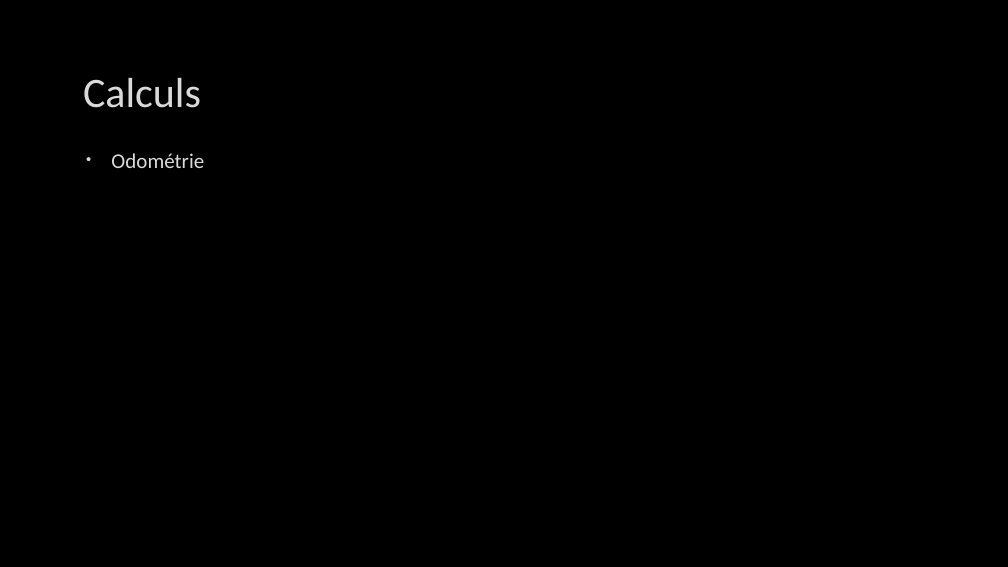
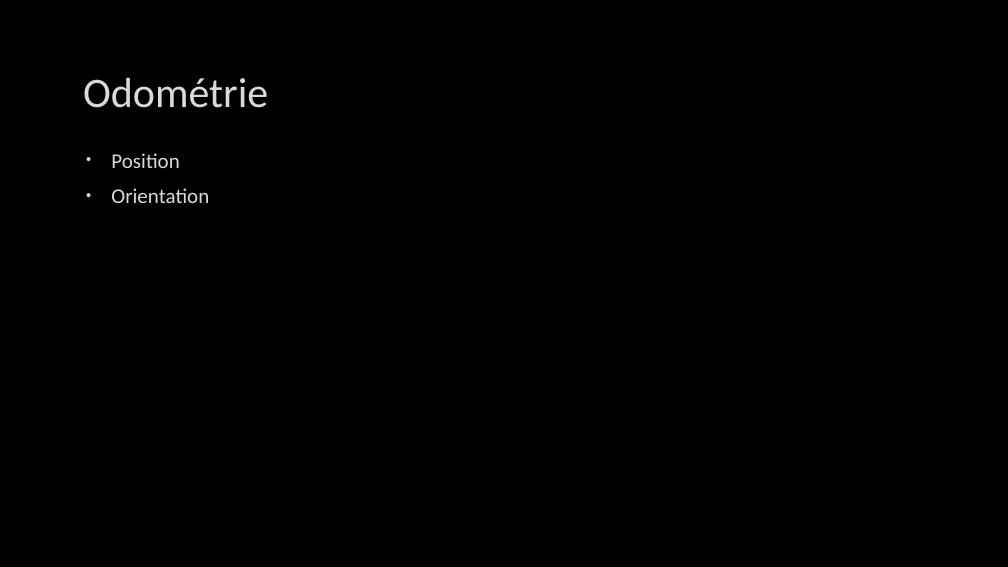
Before and after one commit to CyrilPy/BadMonkey, a slide deck: slide 9 of Gestion projet/Projet intégration robotique – IMERIR.pptx (slide 4 before the commit). Drawn at 1008x567 pixels with LibreOffice and Linux fonts; fonts in the diff are those of the drawing; background and template pictures are left out. Boxes give left, top, right and bottom in pixels: in the first picture for what was removed or moved away, otherwise in the second. Text is boxed around its words. In the diff, an @@ line names an element or a change of style, - is before the commit and + after.

```diff
--- a/Gestion projet/Projet intégration robotique – IMERIR.pptx
+++ b/Gestion projet/Projet intégration robotique – IMERIR.pptx
@@ title at (83,78,268,108): text changed @@
-Calculs
+Odométrie
@@ text at (111,153,209,203): text changed @@
-• Odométrie
+• Position
+• Orientation
```
Also in this commit, not shown: 4 other slides changed, 4 slides added, 2 other files.
